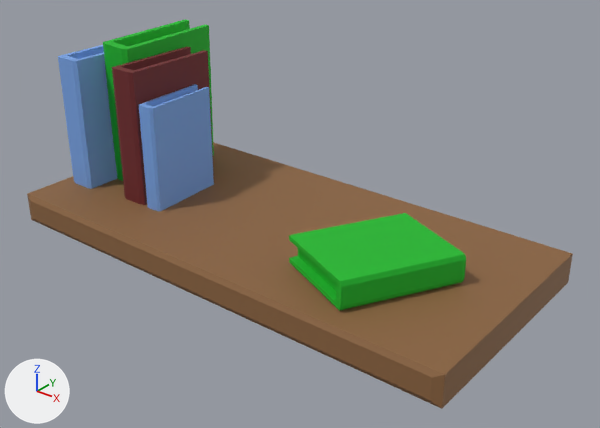
What one commit did to the FBX model BlindNight/Assets/Models/BookCase01.001.fbx.
Both versions are drawn from a camera (50 mm lens) standing at (0.542, 4.595, 3.421) and looking at (-0.824, 6.303, 2.362). Arrows for +X, +Y and +Z are at lower left; the lights stay in place. Where no turn or scale is listed for an object, it has been applied to the vertices.

In view in the first picture: 'BookCase01.001'.
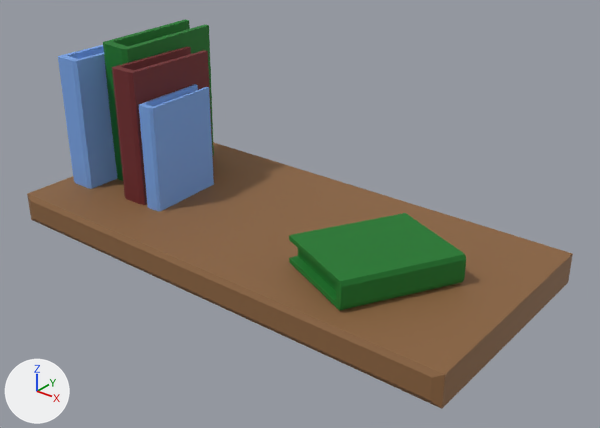
Pixel boxes [x1, y1, x2, y2] of what changed, in the pictures (600 x 428 px):
'BookCase01.001', recoloured
    both: [100, 19, 469, 313]

The change in detail:
Material 'Green_M' (mat_green_m) changes colour from green #12b926 to dark green #127826; in linear values from (0.00595, 0.487, 0.0193) to (0.00595, 0.187, 0.0193).
